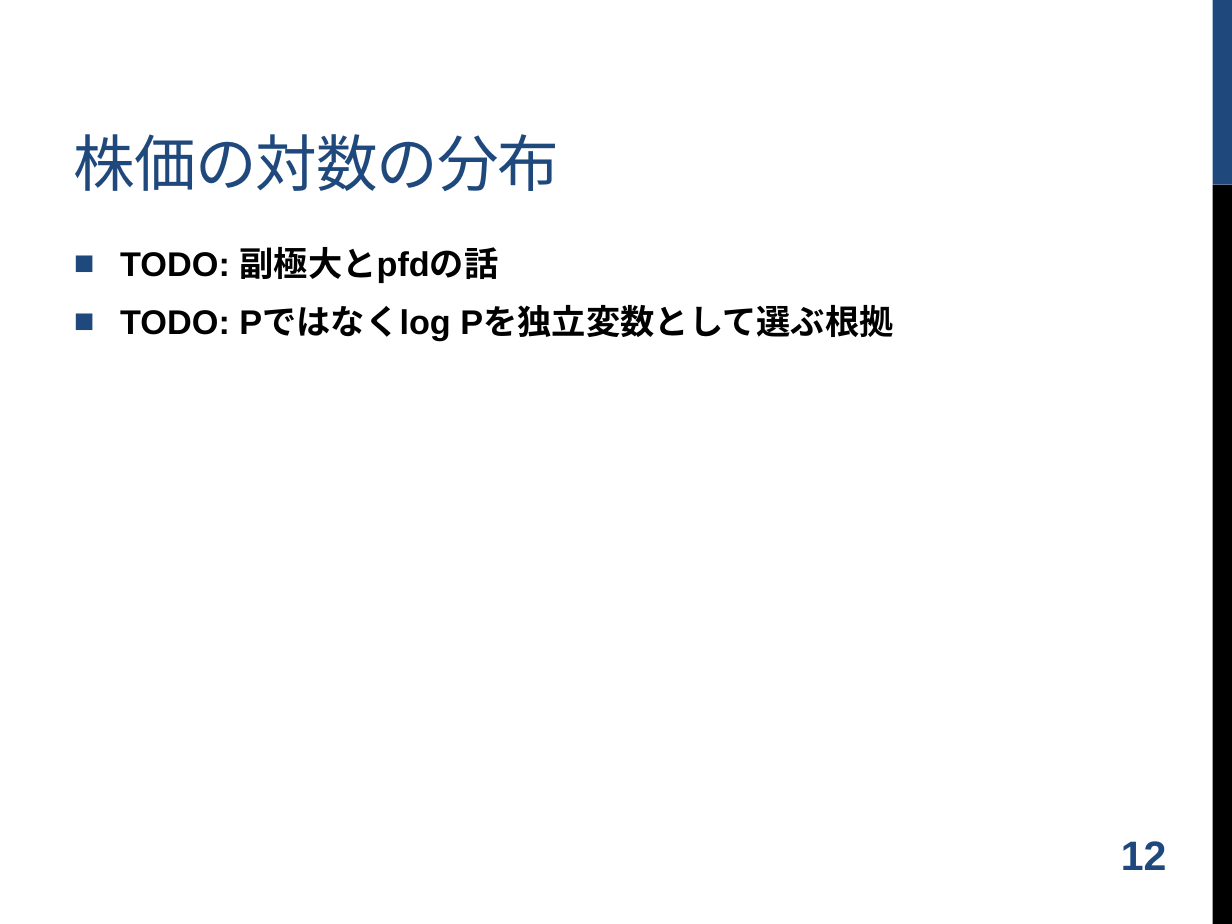
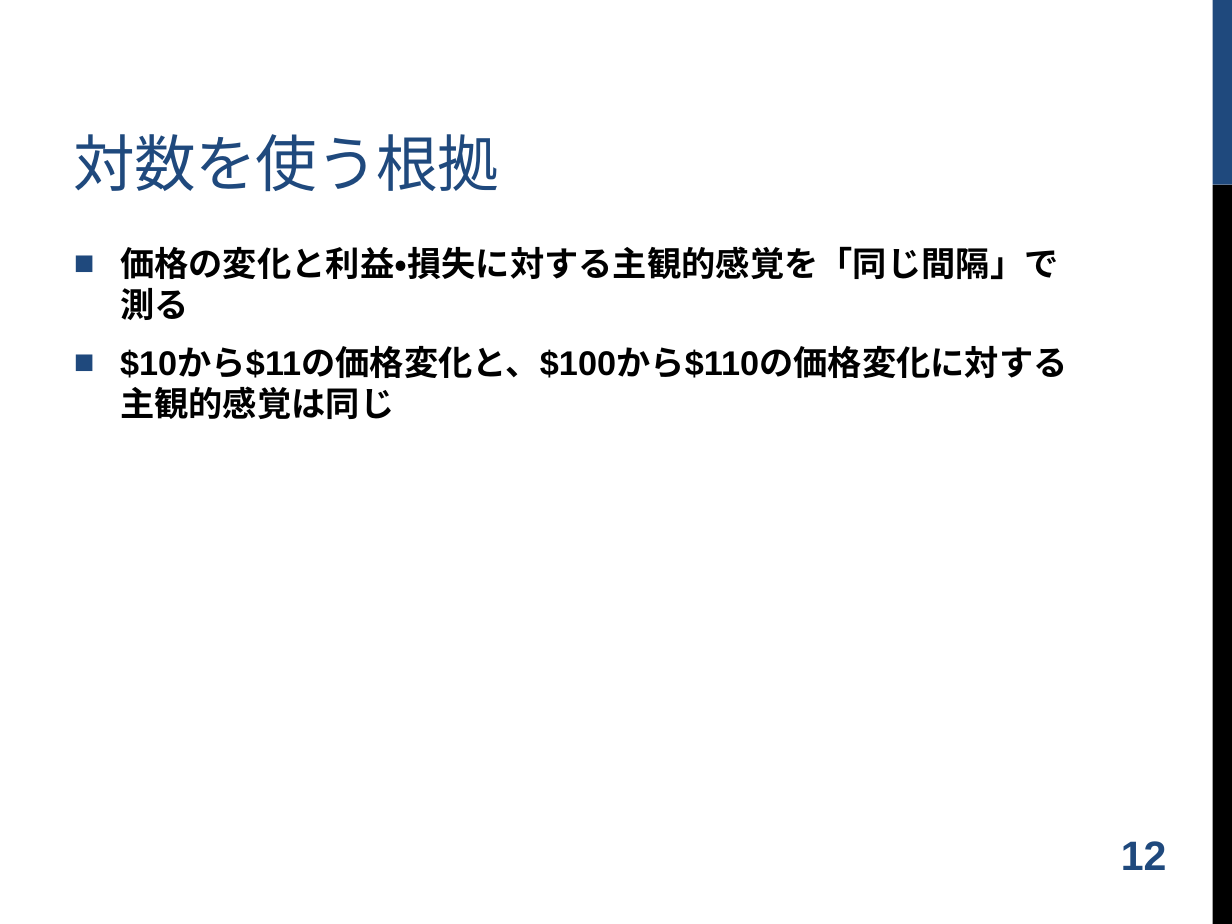
Before and after one commit to shugo/DCW2016, a slide deck: slide 13 of ruby_data_analysis.pptx. Drawn at 1232x924 pixels with LibreOffice and Linux fonts; fonts in the diff are those of the drawing; background and template pictures are left out. Boxes give left, top, right and bottom in pixels: in the first picture for what was removed or moved away, otherwise in the second. Text is boxed around its words. In the diff, an @@ line names an element or a change of style, - is before the commit and + after.

```diff
--- a/ruby_data_analysis.pptx
+++ b/ruby_data_analysis.pptx
@@ title at box(74, 134, 499, 191): text changed @@
-株価の対数の分布
+対数を使う根拠
@@ text at box(120, 246, 1068, 378): text changed @@
-■ TODO: 副極大とpfdの話
-■ TODO: Pではなくlog Pを独立変数として選ぶ根拠
+■ 価格の変化と利益・損失に対する主観的感覚を「同じ間隔」で測る
+■ $10から$11の価格変化と、$100から$110の価格変化に対する主観的感覚は同じ
```
Also in this commit, not shown: 1 other slide changed.
